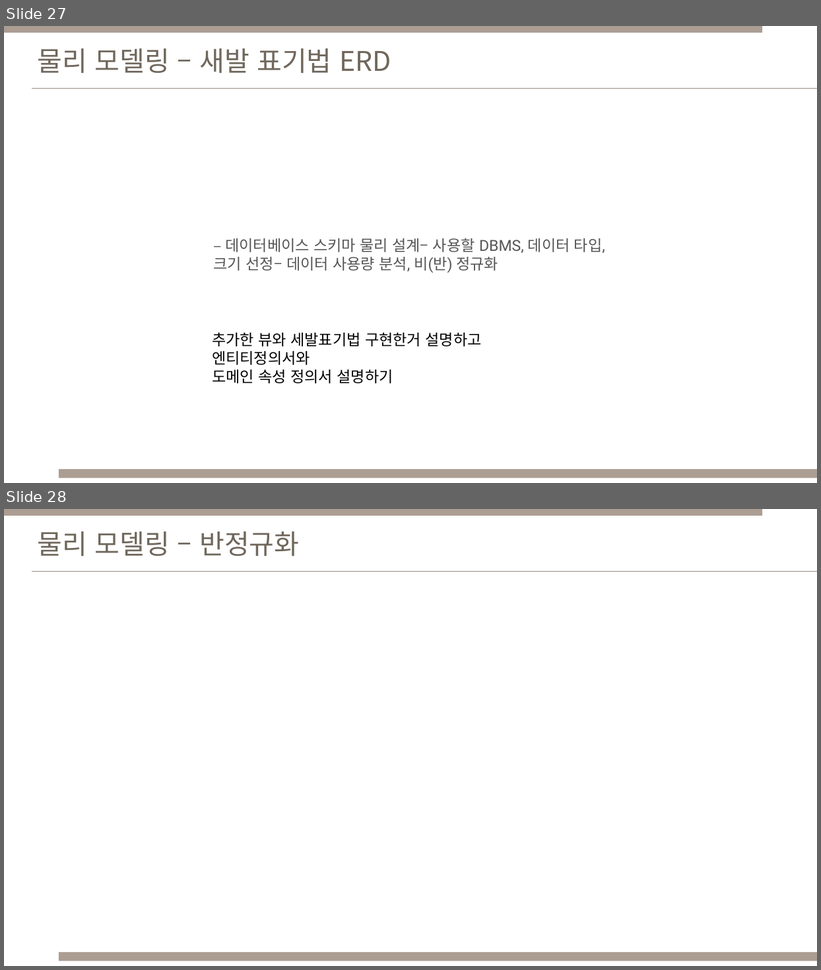
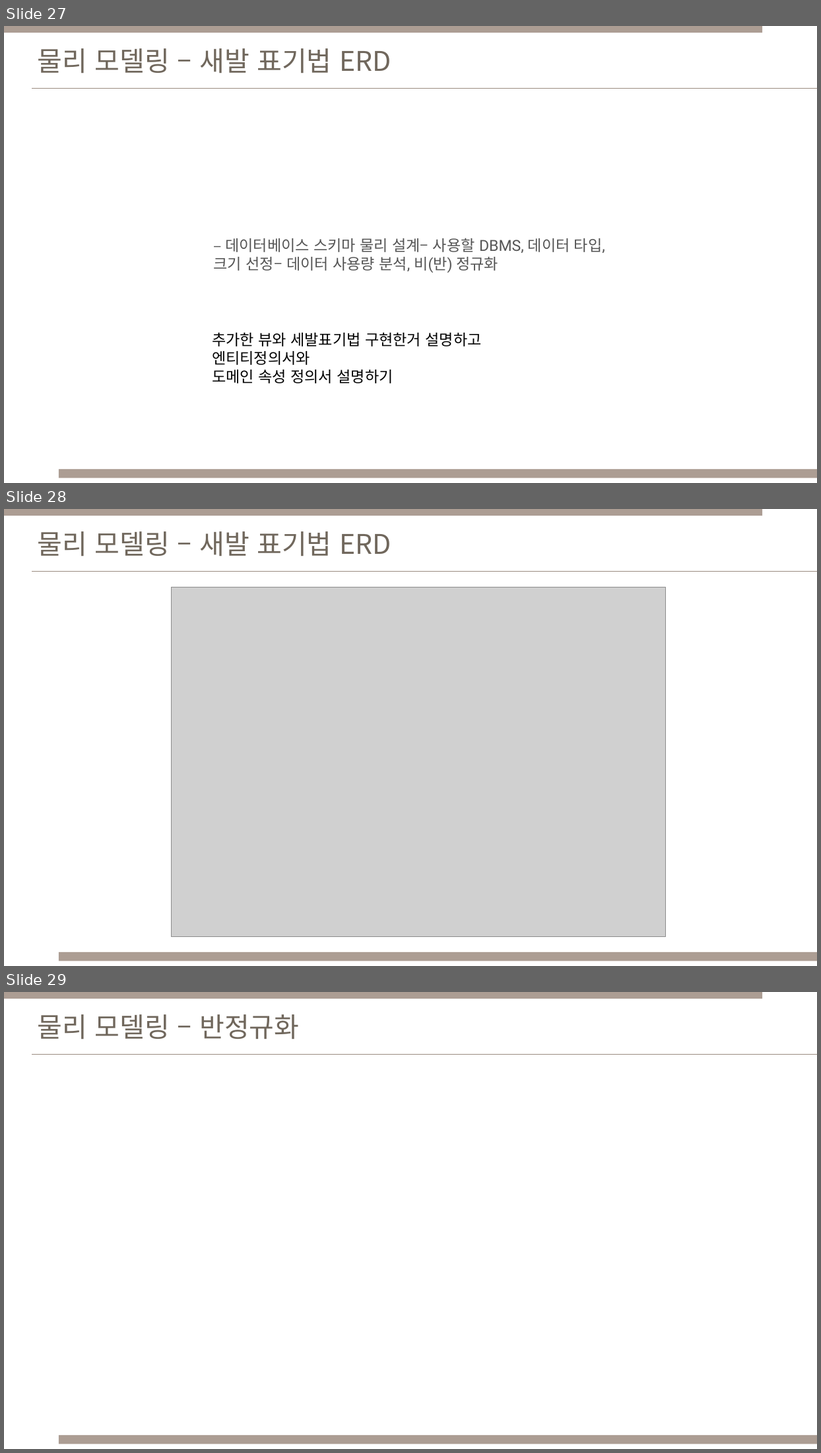
Before and after one commit to Cinema-System/My-Cinema, a slide deck: 중간발표/데이터베이스설계_중간발표_DEJH_모델링별.pptx. Shown one above the other, each under a label of ours: slides 27 and 28 before the commit, slides 27, 28 and 29 after it. The pictures are 821x970 and 821x1453 pixels, drawn with LibreOffice and Linux fonts; fonts in the diff are those of the drawing; grey boxes stand for pictures. Boxes give left, top, right and bottom in pixels: in the first picture for what was removed or moved away, otherwise in the second. Text is boxed around its words. In the diff, an @@ line names an element or a change of style, - is before the commit and + after.

```diff
--- a/중간발표/데이터베이스설계_중간발표_DEJH_모델링별.pptx
+++ b/중간발표/데이터베이스설계_중간발표_DEJH_모델링별.pptx
@@ slide 28 added at box(4, 509, 817, 966), background #FFFFFF; not listed: 1 template element that a slide beside it also shows @@
@@ rectangle added at box(4, 509, 763, 516), fill #AC9D93 @@
@@ text added at box(37, 531, 391, 556), 32 pt, text #70675C @@
+물리 모델링 – 새발 표기법 ERD
@@ line added from (32, 571) to (817, 571), #9A8B80 0.5 pt @@
@@ picture added at box(171, 587, 665, 937) @@
@@ rectangle added at box(59, 953, 817, 962), fill #AC9D93 @@
@@ what was slide 28 is now slide 29 @@
```
Also in this commit, not shown: 1 slide changed, 3 other slides added, 3 other files.
